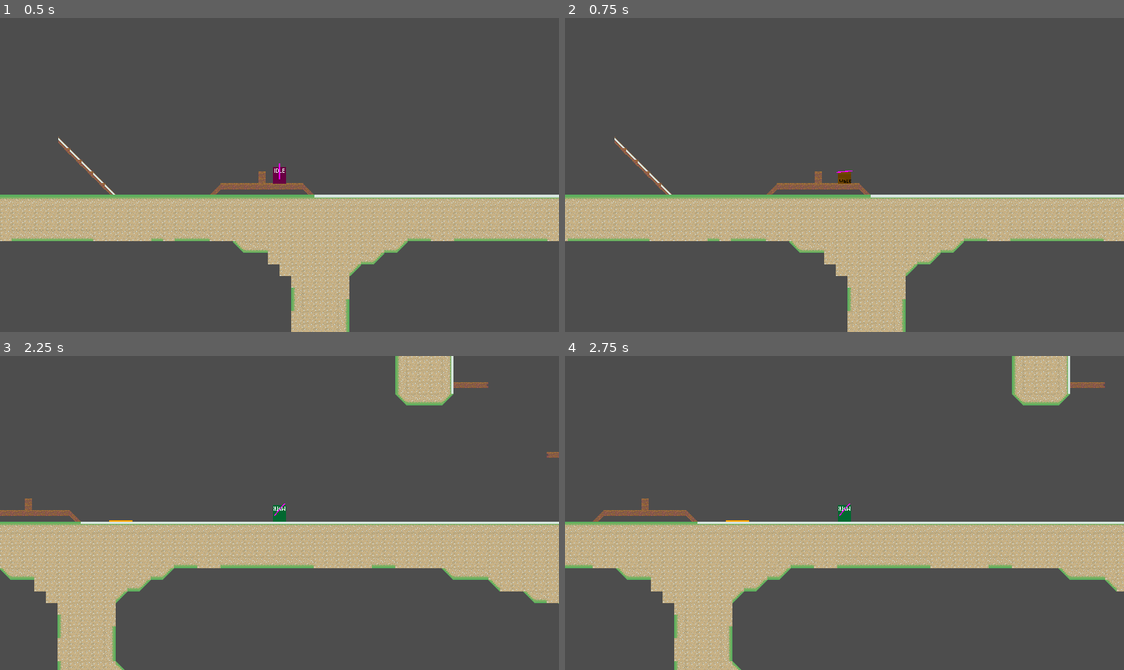
Above: before the commit, frames 1-4 (two rows, left to right).
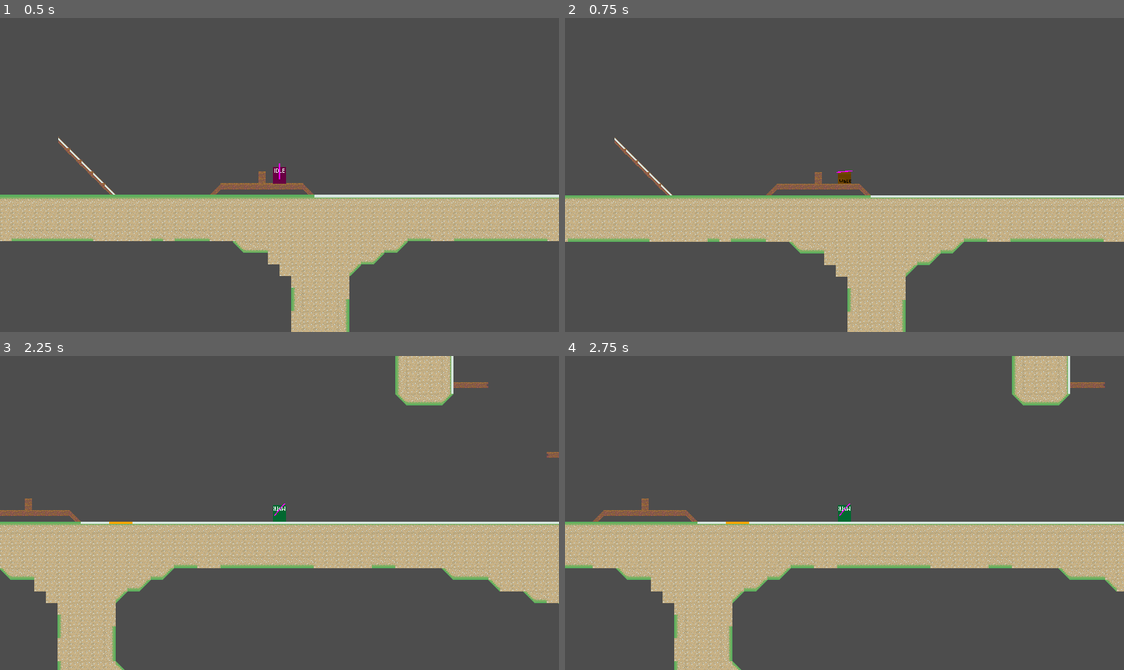
Above: after the commit, the same moments.

Repository: haruo-gabriel/portal2d
Game: Godot game, scene res://levels/level_1/level_scene.tscn
Two runs of this game, one before a commit and one after it. Both use one fixed random seed, a clock stepped at 60 frames per second and the inputs below.
Inputs (mouse positions are in pixels of both pictures, inside the frame that each line leads up to):
- Up to frame 1 (0.5 s): no input
- Up to frame 2 (0.75 s): tap Enter at 0.5 s; move the mouse to (967, 159) at 0.52 s; hold D (move_right) from 0.53 s (still down); hold Shift (crouch) from 0.53 s (still down)
- Up to frame 3 (2.25 s): tap Space (jump) at 0.77, 1.52 s; move the mouse to (167, 528) at 1.27 s; release Shift (crouch) at 1.28 s; click (167, 528) at 1.35 s; move the mouse to (335, 443) at 2.02 s; release D (move_right) at 2.03 s; hold A (move_left) from 2.03 s (still down); right-click (335, 443) at 2.1 s
- Up to frame 4 (2.75 s): keep holding A (move_left)

Frame 1 is identical in both runs. In frame 2, 1.0% of the frame differs, in the area x 0-100%, y 37-98%; in frame 3, less than 0.1%; in frame 4, less than 0.1%.

Commit message:
A new strategy for detecting portal collisions

Diff:
--- a/godot project/characters/player/player.tscn
+++ b/godot project/characters/player/player.tscn
@@ -139,6 +139,8 @@
 
 [node name="Player" type="CharacterBody2D" groups=["Teleportable"]]
 position = Vector2(2.08165e-12, 2.08165e-12)
+collision_layer = 3
+collision_mask = 3
 script = ExtResource("1_cp1xu")
 
 [node name="Camera2D" type="Camera2D" parent="."]
--- a/godot project/characters/player/scripts/player.gd
+++ b/godot project/characters/player/scripts/player.gd
@@ -78,8 +78,6 @@
 	velocity.x = clamp(velocity.x, -PlayerConstants.MAX_X_SPEED, PlayerConstants.MAX_X_SPEED)
 	velocity.y = clamp(velocity.y, -PlayerConstants.MAX_Y_SPEED, PlayerConstants.MAX_Y_SPEED)
 
-	move_and_slide()
-
 func _process(_delta: float) -> void:
 
 	direction = Input.get_axis("move_left", "move_right")
@@ -100,5 +98,23 @@
 
 	set_angle()
 
+func _f(delta: float) -> void:
+
+	collision_mask = 2
+
+	var collision: KinematicCollision2D = move_and_collide(ceil(velocity * delta * 2), true)
+
+	collision_mask = 3
+
+	if collision == null:
+		return
+
+	print(collision.get_collider_shape())
+
 func _physics_process(_delta: float) -> void:
+
 	move()
+
+	Portals.try_teleport(self, ceil(velocity * _delta) * 2)
+
+	move_and_slide()
--- a/godot project/characters/player/states/idle.gd
+++ b/godot project/characters/player/states/idle.gd
@@ -24,5 +24,4 @@
 	if try_basic_change():
 		return
 
-	if not player.is_on_floor():
-		player.velocity.y += delta * GameConstants.GRAVITY
+	player.velocity.y += delta * GameConstants.GRAVITY
--- a/godot project/characters/player/states/walking.gd
+++ b/godot project/characters/player/states/walking.gd
@@ -16,8 +16,7 @@
 	if try_basic_change():
 		return
 
-	if not player.is_on_floor():
-		player.velocity.y += delta * GameConstants.GRAVITY
+	player.velocity.y += delta * GameConstants.GRAVITY
 
 	if player.direction:
 
--- a/godot project/portals/common/portal.gd
+++ b/godot project/portals/common/portal.gd
@@ -1,6 +1,6 @@
 
 class_name Portal
-extends Area2D
+extends StaticBody2D
 
 var type: PortalsConstants.PortalType
 var direction: float = 0.0
@@ -9,10 +9,7 @@
 const _POSITION_OFFSET_CONSTANT = Vector2(5, 5)
 
 func _get_other_portal() -> Portal:
-	if type == PortalsConstants.PortalType.PORTAL_TYPE_BLUE:
-		return Portals.portal_map[PortalsConstants.PortalType.PORTAL_TYPE_ORANGE]
-	else:
-		return Portals.portal_map[PortalsConstants.PortalType.PORTAL_TYPE_BLUE]
+	return Portals.portal_map[1 - type]
 
 func _get_new_body_position(body: CollisionObject2D, otherPortal: Portal) -> Vector2:
 	# Get object dimentions
@@ -32,8 +29,8 @@
 	body.position = _get_new_body_position(body, otherPortal)
 	body.velocity = _get_new_body_velocity(body, otherPortal)
 
+func _on_body_entered(body: Node2D) -> void:
 
-func _on_body_entered(body: Node2D) -> void:
 	var otherPortal: Portal = _get_other_portal()
 
 	if body.is_in_group("Teleportable"):
--- a/godot project/portals/common/portal.tscn
+++ b/godot project/portals/common/portal.tscn
@@ -1,23 +1,46 @@
-[gd_scene load_steps=4 format=3 uid="uid://dy6m25cbos0mk"]
+[gd_scene load_steps=7 format=3 uid="uid://dy6m25cbos0mk"]
 
 [ext_resource type="Script" path="res://portals/common/portal.gd" id="1_hy248"]
 [ext_resource type="Texture2D" uid="uid://4x87hdxwgw5n" path="res://portals/base_portal_sprite.png" id="2_2gttd"]
+
+[sub_resource type="RectangleShape2D" id="RectangleShape2D_1730m"]
+size = Vector2(20, 32)
+
+[sub_resource type="RectangleShape2D" id="RectangleShape2D_gxj5f"]
+size = Vector2(20, 6)
+
+[sub_resource type="RectangleShape2D" id="RectangleShape2D_2cqo8"]
+size = Vector2(20, 5)
 
 [sub_resource type="SegmentShape2D" id="SegmentShape2D_3rnao"]
 a = Vector2(-4.16329e-12, -16)
 b = Vector2(-4.16329e-12, 16)
 
-[node name="Portal" type="Area2D" groups=["Portal"]]
+[node name="Portal" type="StaticBody2D" groups=["Portal"]]
 position = Vector2(2.08165e-12, 2.08165e-12)
+collision_layer = 2
+collision_mask = 2
 script = ExtResource("1_hy248")
 
-[node name="CollisionShape2D" type="CollisionShape2D" parent="."]
-position = Vector2(0, -2.08165e-12)
-shape = SubResource("SegmentShape2D_3rnao")
+[node name="Inside" type="CollisionShape2D" parent="." groups=["teleport_area"]]
+position = Vector2(-10, -2.08165e-12)
+shape = SubResource("RectangleShape2D_1730m")
+
+[node name="Sides" type="CollisionShape2D" parent="."]
+position = Vector2(-10, -19)
+shape = SubResource("RectangleShape2D_gxj5f")
+
+[node name="Sides2" type="CollisionShape2D" parent="."]
+position = Vector2(-10, 18.5)
+shape = SubResource("RectangleShape2D_2cqo8")
 
 [node name="Sprite2D" type="Sprite2D" parent="."]
-position = Vector2(0, -2.08165e-12)
+z_index = 1
+position = Vector2(-1.5, 2.08165e-12)
 texture = ExtResource("2_2gttd")
 
-[connection signal="body_entered" from="." to="." method="_on_body_entered"]
-[connection signal="body_exited" from="." to="." method="_on_body_exited"]
+[node name="Area2D" type="Area2D" parent="."]
+
+[node name="CollisionShape2D2" type="CollisionShape2D" parent="Area2D"]
+position = Vector2(-1.5, 2.08165e-12)
+shape = SubResource("SegmentShape2D_3rnao")
--- a/godot project/portals/portals.gd
+++ b/godot project/portals/portals.gd
@@ -32,6 +32,36 @@
 	portal_map[type].queue_free()
 	portal_map[type] = null
 
+
+func try_teleport(body: PhysicsBody2D, velocity: Vector2) -> void:
+
+	var original_mask: int = body.collision_mask
+
+	body.collision_mask = 2
+
+	var collision: KinematicCollision2D = body.move_and_collide(velocity, true)
+
+	body.collision_mask = original_mask
+
+	if collision == null:
+		return
+
+	if collision.get_collider_shape() == null:
+		return
+
+	var shape: CollisionShape2D = collision.get_collider_shape()
+
+	if not shape.is_in_group("teleport_area"):
+		return
+
+	var portal: Portal = shape.get_parent()
+	var other_portal: Portal = portal_map[1 - portal.type]
+
+	if other_portal == null:
+		return
+
+	portal._teleport_object(body, other_portal)
+
 #(0, -1) = U
 #(0, 1) = D
 #(-1, 0) = L
Not shown, changed: godot project/.DS_Store
